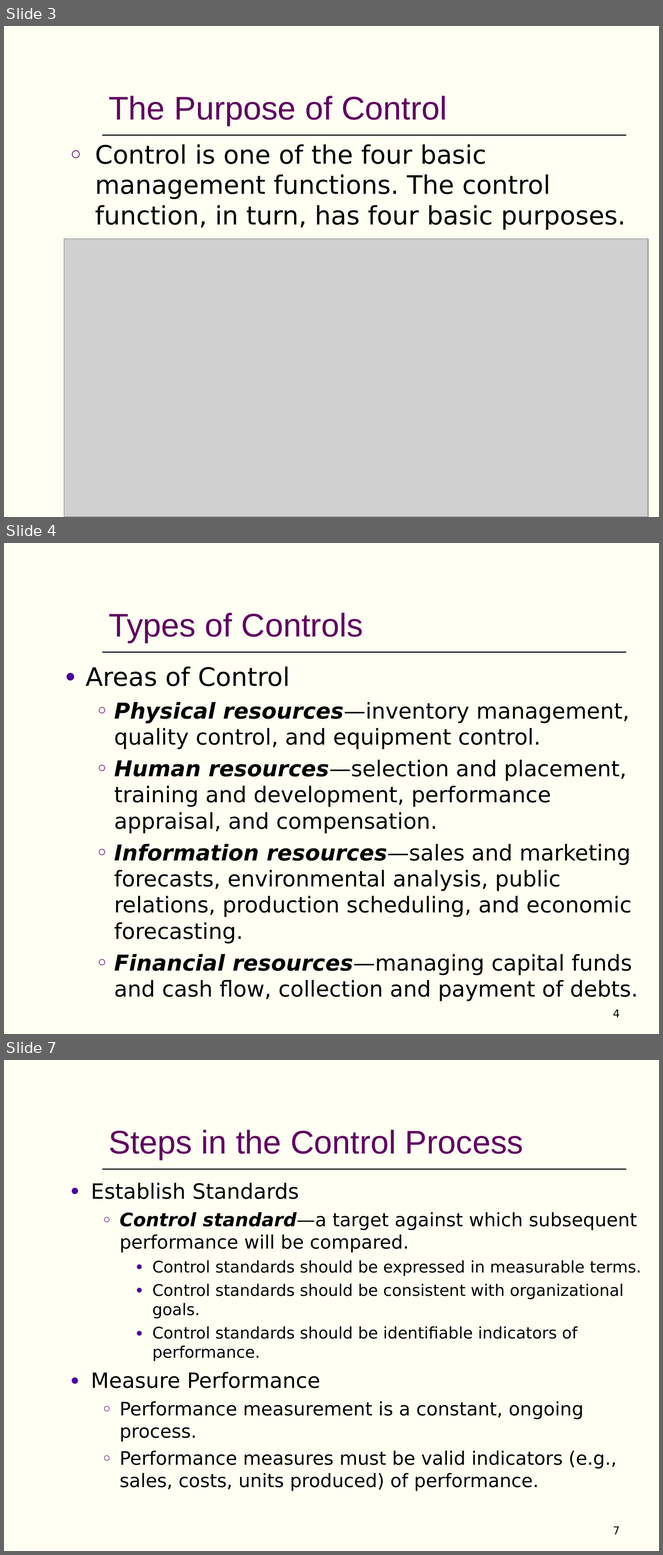
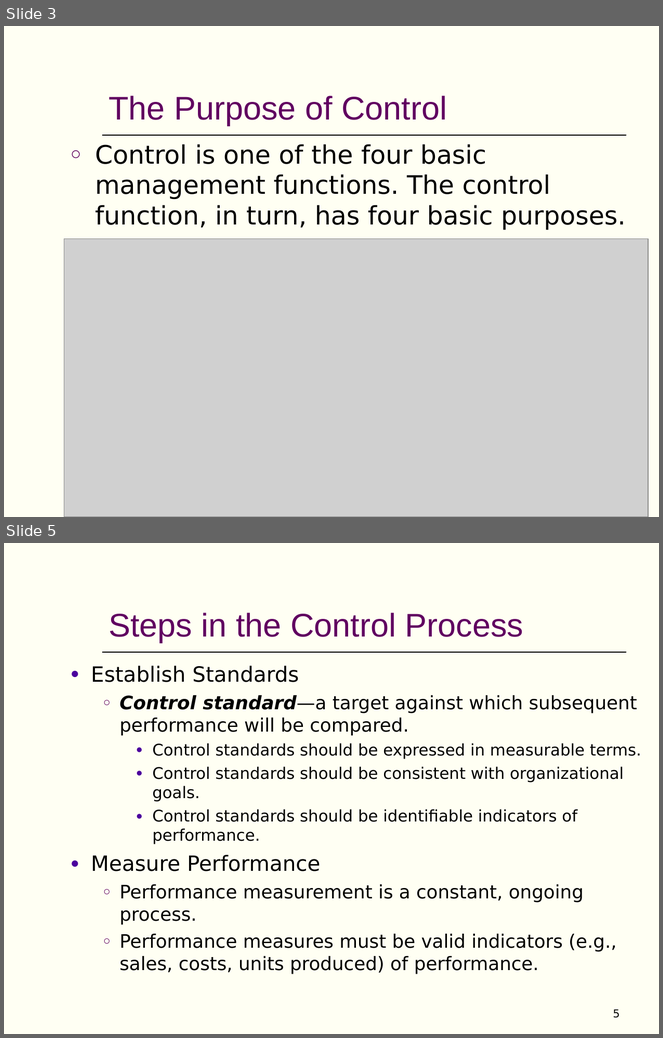
Before and after one commit to AbdullahRFA/3_2_ALL_Resources, a slide deck: Management & Accounting /Management/Chapter-20 (MGT) (Short).ppt. Shown one above the other, each under a label of ours: slides 3, 4 and 7 before the commit, slides 3 and 5 after it; the slides between them are not shown. The pictures are 663x1555 and 663x1038 pixels, drawn with LibreOffice and Linux fonts; fonts in the diff are those of the drawing; grey boxes stand for pictures. Boxes give left, top, right and bottom in pixels: in the first picture for what was removed or moved away, otherwise in the second. Text is boxed around its words. In the diff, an @@ line names an element or a change of style, - is before the commit and + after.

Commit message:
added management and accounting elements

```diff
--- a/Management & Accounting /Management/Chapter-20 (MGT) (Short).ppt
+++ b/Management & Accounting /Management/Chapter-20 (MGT) (Short).ppt
@@ slide 4 removed at (4, 543, 659, 1034), background #FFFFF3; not listed: 3 template elements that a slide beside it also shows @@
@@ title removed at (109, 613, 363, 642) @@
-Types of Controls
@@ text removed at (86, 666, 638, 1002) @@
-  ● Areas of Control
-    ○ Physical resources—inventory management, quality control, and equipment control.
-    ○ Human resources—selection and placement, training and development, performance appraisal, and compensation.
-    ○ Information resources—sales and marketing forecasts, environmental analysis, public relations, production scheduling, and economic forecasting.
-    ○ Financial resources—managing capital funds and cash flow, collection and payment of debts.
@@ page number removed at (613, 1009, 620, 1018) @@
-4
@@ what was slide 7 is now slide 5 @@
@@ page number at (613, 1009, 620, 1018): text changed @@
-7
+5
```
Also in this commit, not shown: 2 slides changed, 3 other slides removed, 7 other files.
